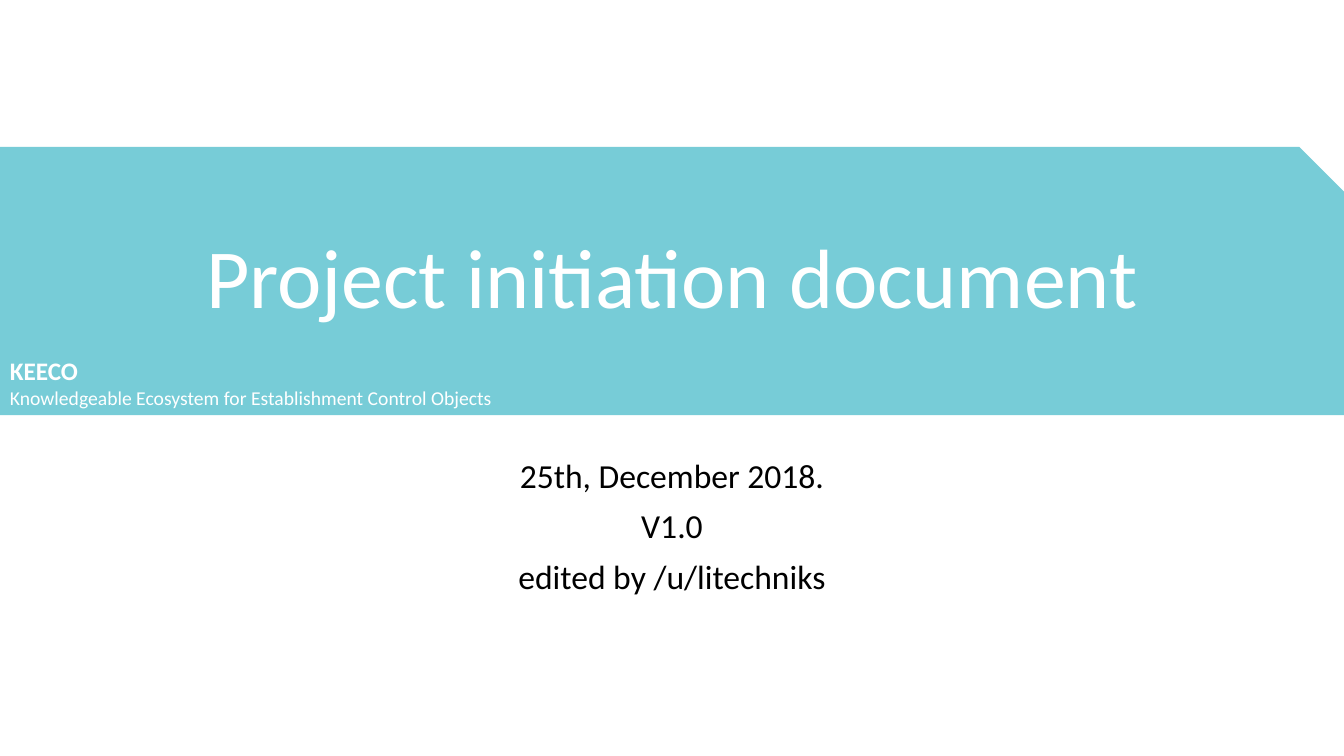
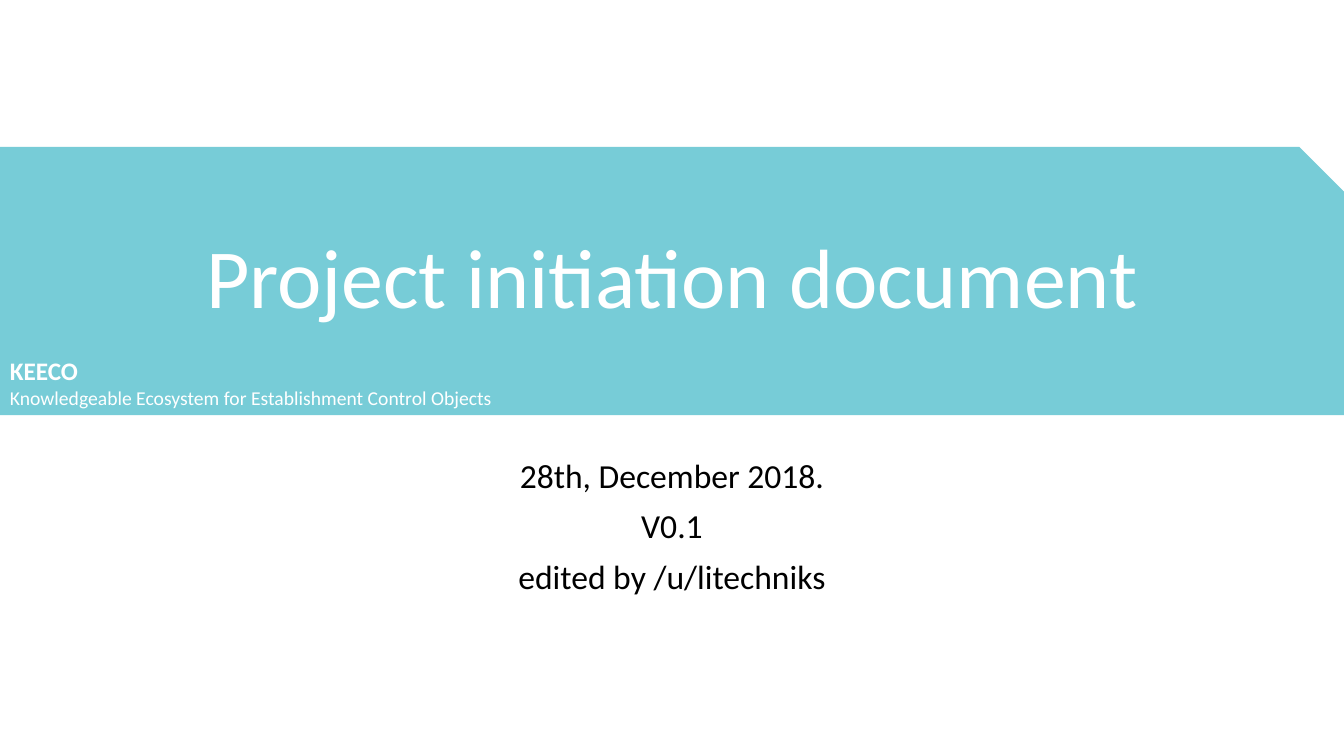
Before and after one commit to litechniks/KEECO, a slide deck: slide 1 of docs/20181225_KEECO_ProjectInit.pptx. Drawn at 1344x756 pixels with LibreOffice and Linux fonts; fonts in the diff are those of the drawing. Boxes give left, top, right and bottom in pixels: in the first picture for what was removed or moved away, otherwise in the second. Text is boxed around its words. In the diff, an @@ line names an element or a change of style, - is before the commit and + after.

Commit message:
Update 20181225_KEECO_ProjectInit.pptx
Additions on 12_18: milestones

```diff
--- a/docs/20181225_KEECO_ProjectInit.pptx
+++ b/docs/20181225_KEECO_ProjectInit.pptx
@@ subtitle at [520, 464, 824, 539]: text changed @@
-25th, December 2018.
-V1.0
+28th, December 2018.
+V0.1
```
Also in this commit, not shown: 6 other slides changed, 5 slides added.
